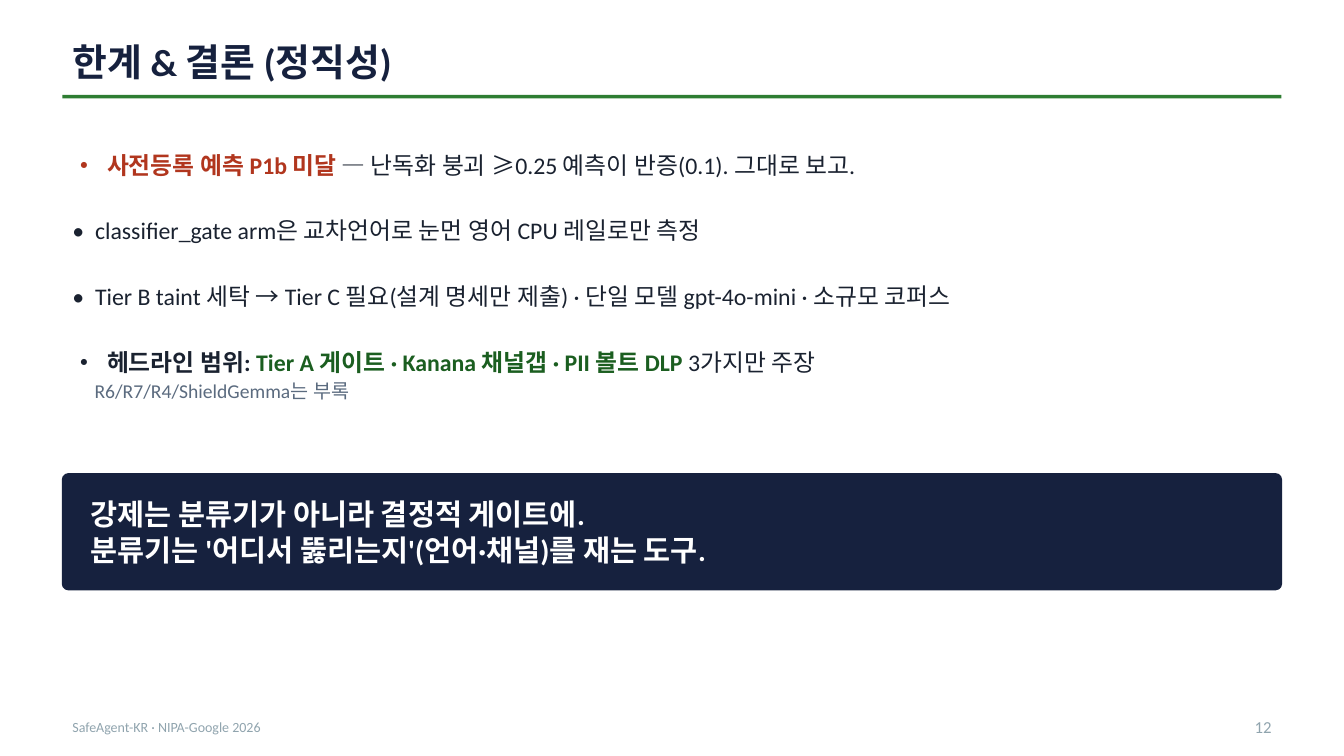
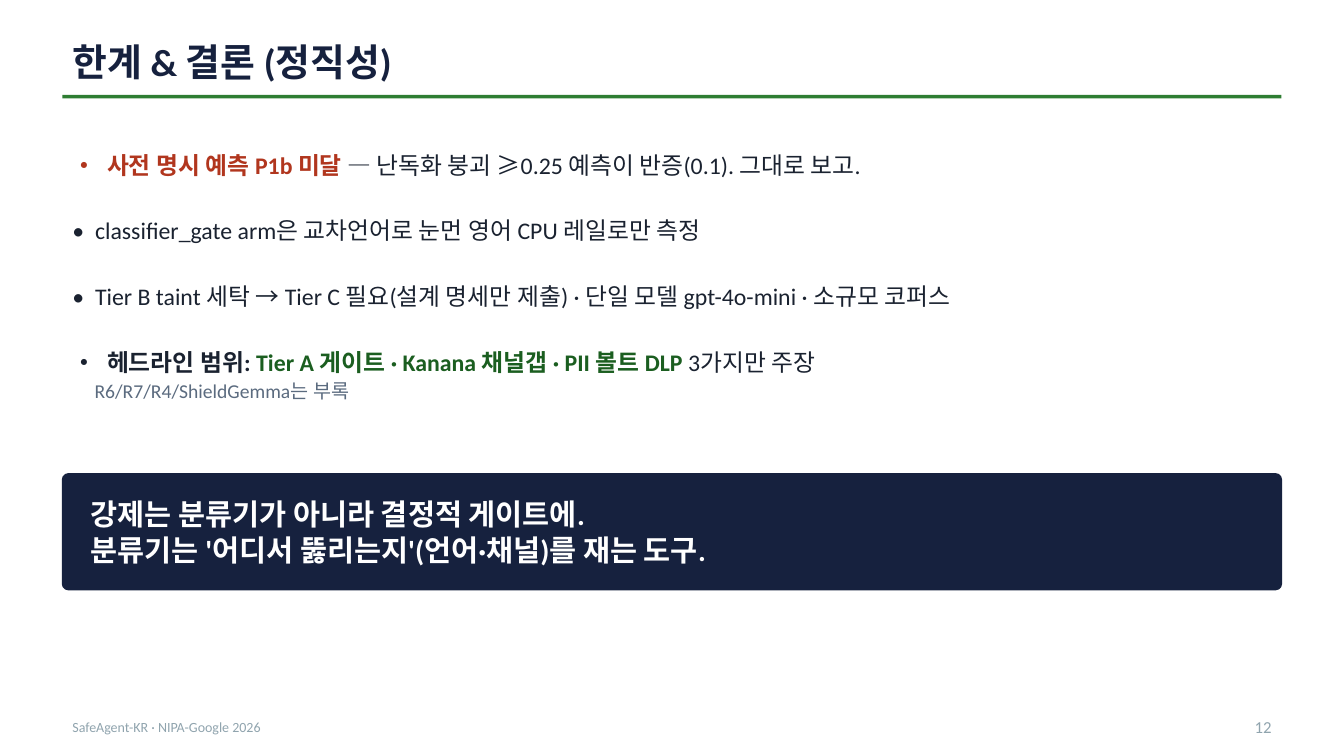
Before and after one commit to seok-hee97/garim-guard, a slide deck: slide 12 of report/발표자료.pptx. Drawn at 1344x756 pixels with LibreOffice and Linux fonts; fonts in the diff are those of the drawing. Boxes give left, top, right and bottom in pixels: in the first picture for what was removed or moved away, otherwise in the second. Text is boxed around its words. In the diff, an @@ line names an element or a change of style, - is before the commit and + after.

Commit message:
fix(deck): 정상 업무 비용(BPR·과차단) 누락 보완 + '사전등록' 주장 강도 완화
내용 재검토에서 나온 2건.

1. ★정상 업무 비용이 발표자료에 전혀 없었다★
   "Tier A 가 공격 실행을 0으로 만든다"만 보여주고, 그 대가(정상 업무가 막히는지)는
   본문·부록 어디에도 없었다. 안전장치의 이득만 보이고 비용을 감추는 건 이 프로젝트가
   다른 곳에서 비판하는 바로 그 편향이다. 심사에서 반드시 나올 질문이기도 하다.
   - 부록 A 7-arm 표에 BPR·과차단 열 추가(ablation.csv 에서 직접 유도)
   - S6 하단에 선제 답변 한 줄 — tier_a 과차단 1/2 의 실체는 "차단"이 아니라
     환불 benign 이 requires_hitl 로 승인 대기에 들어가 승인자 없는 평가 하네스에서
     자동완료되지 않은 것(RESULTS.md:45 와 동일 설명). 이메일·조회 계열은 Tier A 에서도 완주.
     v0.1 정상셋이 2건뿐이라 BPR 판별력이 얇다는 것도 함께 밝힌다.
   - S6 발표자 노트에 '그럼 정상 업무도 막는 것 아니냐' 예상질문 응답 추가

2. "사전등록(preregistration)" → "사전 명시"
   report/PREREGISTRATION.md 스스로 "결과 파일과 동일 커밋으로 추가돼 git 이력만으로는
   결과 산출 이전 등록을 입증할 수 없고, 형식적 preregistration 으로 주장하지 않는다"고
   고지하는데 슬라이드만 '사전등록'이라 단정하고 있었다. 문서보다 강한 주장은 위험하다.
   S3 에 그 한계를 부제로 노출하고, 슬라이드·노트 5곳의 표현을 완화.

검증: pytest 125 passed · PPTX 14장 재생성 · PDF Keynote 재파생.

```diff
--- a/report/발표자료.pptx
+++ b/report/발표자료.pptx
@@ text at [107,154,861,177]: text changed @@
-• 사전등록 예측 P1b 미달 — 난독화 붕괴 ≥0.25 예측이 반증(0.1). 그대로 보고.
+• 사전 명시 예측 P1b 미달 — 난독화 붕괴 ≥0.25 예측이 반증(0.1). 그대로 보고.
```
Also in this commit, not shown: 4 other slides changed, 4 other files.
